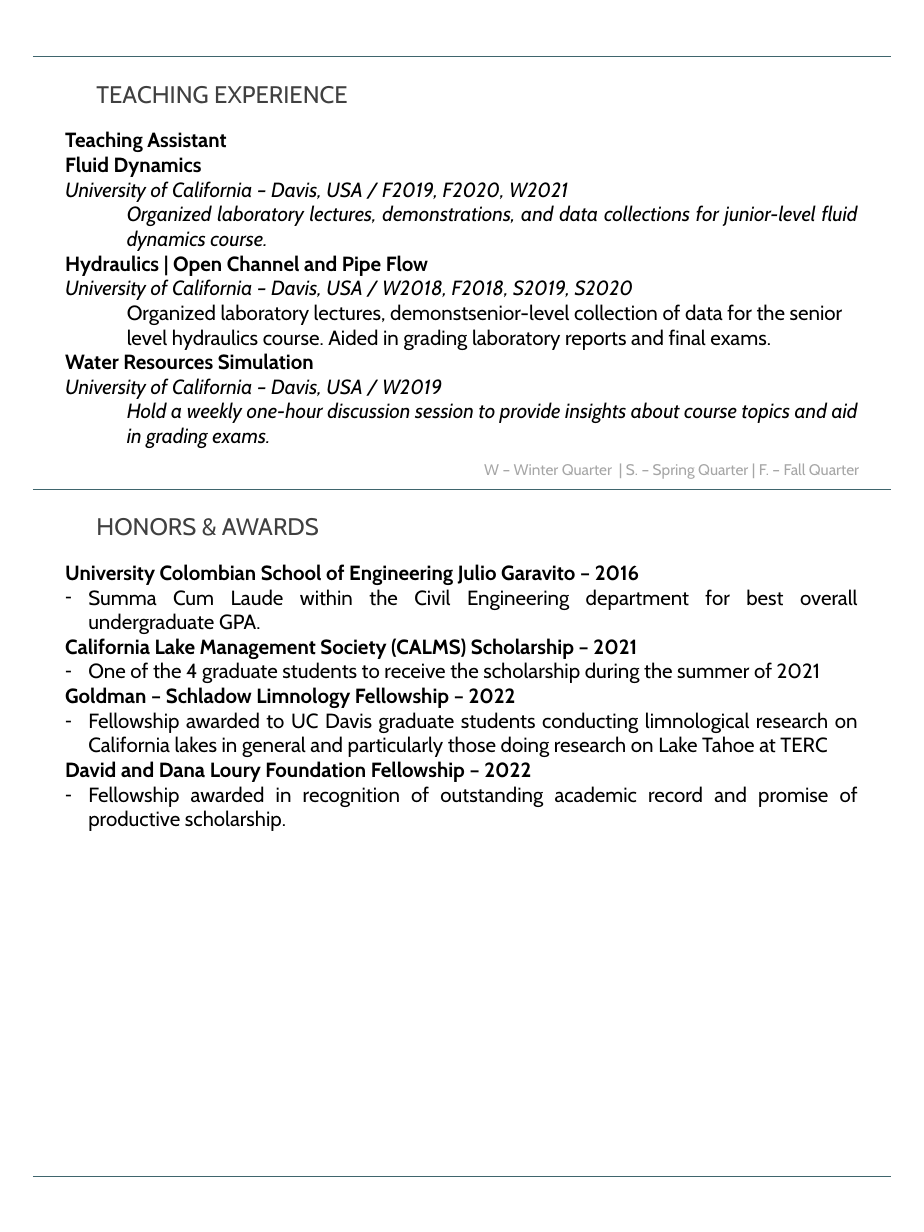
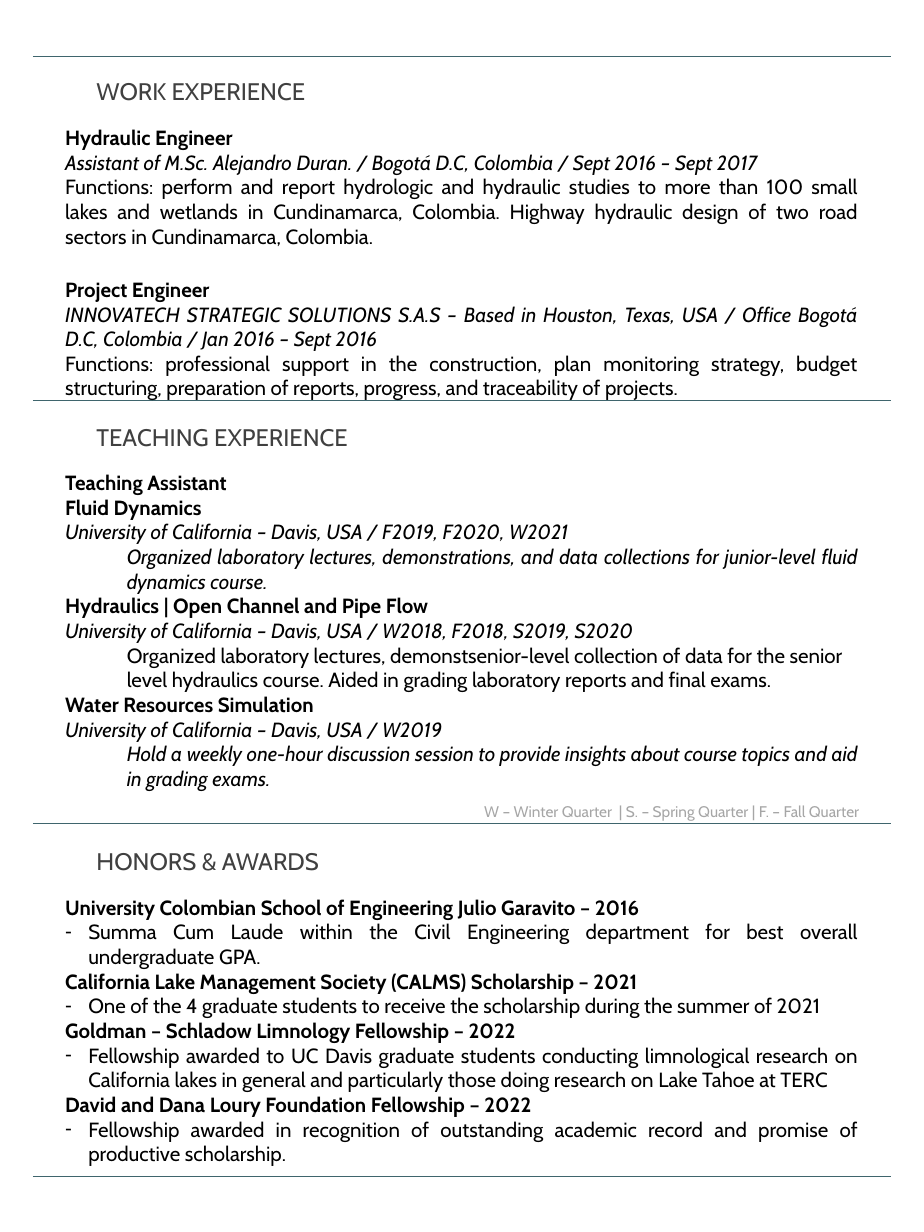
Before and after one commit to savalbuena/savalbuena.github.io, a slide deck: slide 3 of docs/CV_SV_2022_V2.pptx. Drawn at 924x1232 pixels with LibreOffice and Linux fonts; fonts in the diff are those of the drawing. Boxes give left, top, right and bottom in pixels: in the first picture for what was removed or moved away, otherwise in the second. Text is boxed around its words. In the diff, an @@ line names an element or a change of style, - is before the commit and + after.

```diff
--- a/docs/CV_SV_2022_V2.pptx
+++ b/docs/CV_SV_2022_V2.pptx
@@ text added at (96,83,306,101), 14 pt, text #404040 @@
+WORK EXPERIENCE
@@ text added at (65,129,858,246), 12 pt, text #000000 @@
+Hydraulic Engineer
+Assistant of M.Sc. Alejandro Duran. / Bogotá D.C, Colombia / Sept 2016 – Sept 2017
+Functions: perform and report hydrologic and hydraulic studies to more than 100 small lakes and wetlands in Cundinamarca, Colombia. Highway hydraulic design of two road sectors in Cundinamarca, Colombia.
@@ text added at (65,282,857,401), 12 pt, text #000000 @@
+Project Engineer
+INNOVATECH STRATEGIC SOLUTIONS S.A.S – Based in Houston, Texas, USA / Office Bogotá D.C, Colombia / Jan 2016 – Sept 2016
+Functions: professional support in the construction, plan monitoring strategy, budget structuring, preparation of reports, progress, and traceability of projects.
@@ line moved from (33, 489) - (891, 489) to (33, 400) - (891, 400) @@
@@ 3 texts: place and size @@
-3 texts at (65,86,859,479)
+3 texts at (65,429,859,821)
@@ line added from (33, 824) to (891, 824), #3F656D 0.5 pt @@
@@ text "HONORS & AWARDS": place and size @@
-text "HONORS & AWARDS" at (96,518,319,536)
+text "HONORS & AWARDS" at (96,853,319,871)
@@ text "University Colombian School of Engineering ...": place and size @@
-text "University Colombian School of Engineering ..." at (65,564,858,831)
+text "University Colombian School of Engineering ..." at (65,899,858,1166)
```
Also in this commit, not shown: 1 other slide changed, 2 other files.
